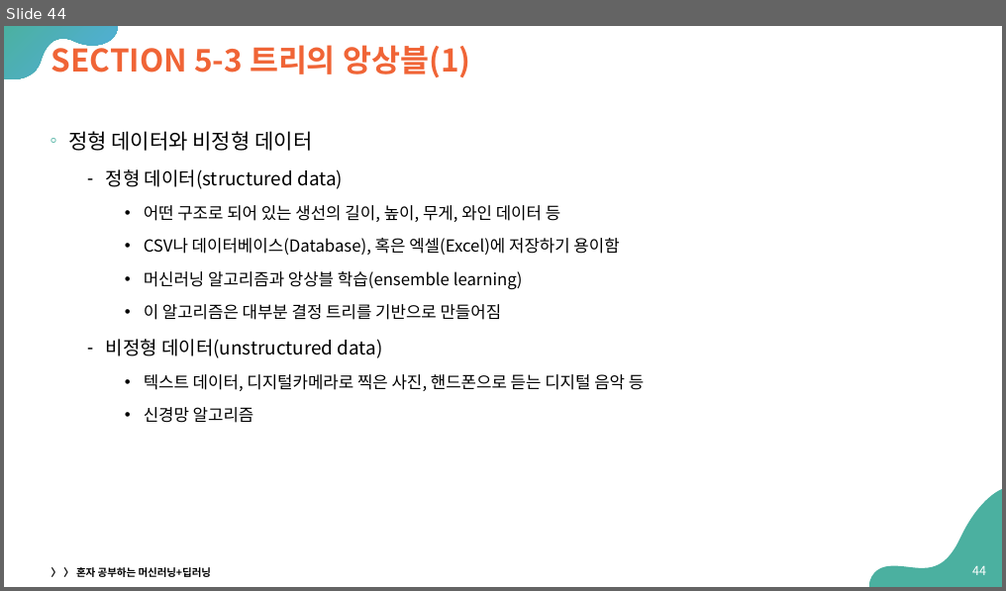
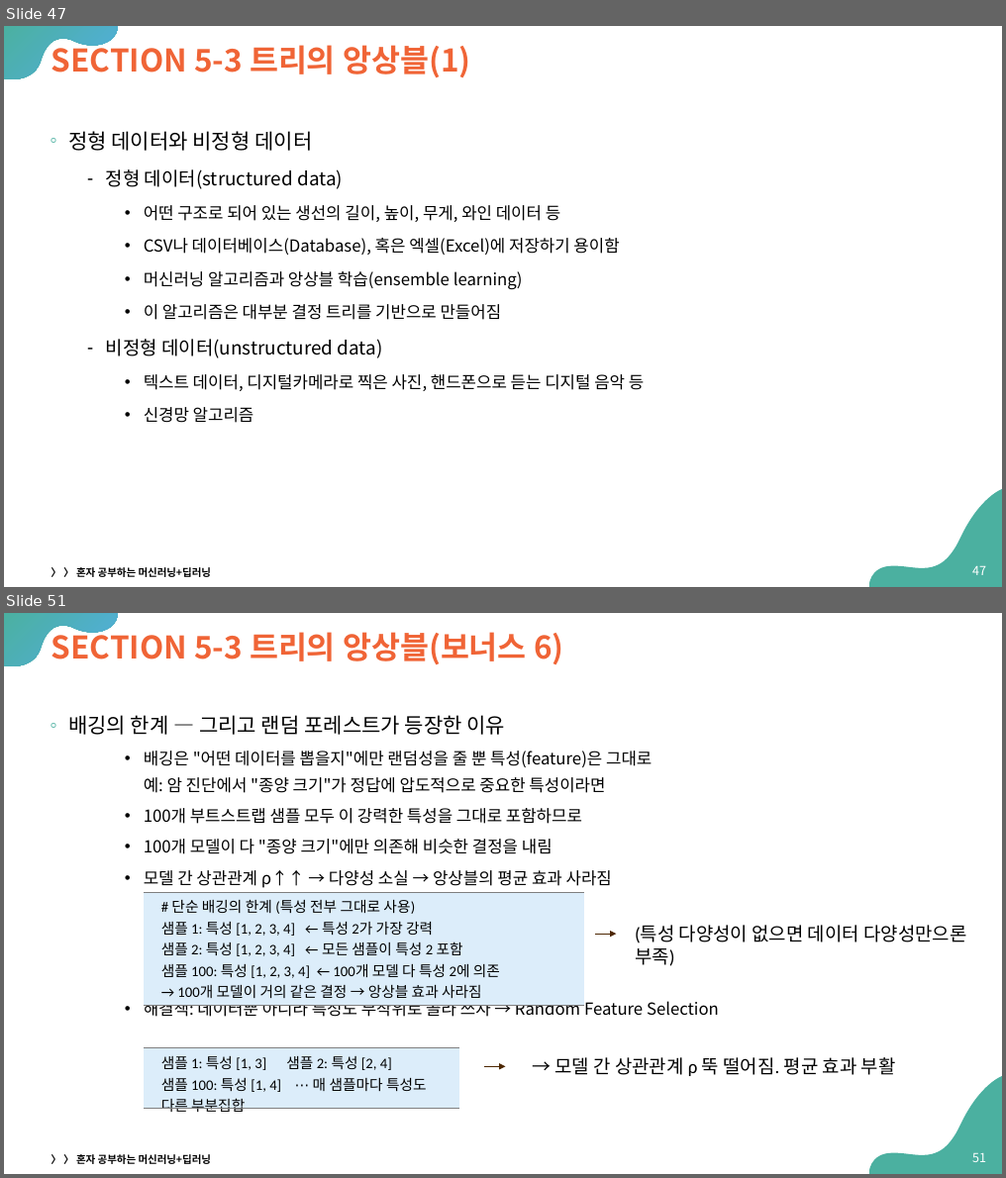
Before and after one commit to Sangdon-Park/Sangdon-Park.github.io, a slide deck: data/인공지능/05-트리 알고리즘.pptx. Shown one above the other, each under a label of ours: slide 44 before the commit, slides 47 and 51 after it; the slides between them are not shown. The pictures are 1006x591 and 1006x1178 pixels, drawn with LibreOffice and Linux fonts; fonts in the diff are those of the drawing. Boxes give left, top, right and bottom in pixels: in the first picture for what was removed or moved away, otherwise in the second. Text is boxed around its words. In the diff, an @@ line names an element or a change of style, - is before the commit and + after.

```diff
--- a/data/인공지능/05-트리 알고리즘.pptx
+++ b/data/인공지능/05-트리 알고리즘.pptx
@@ slide 51 added at (4,613,1002,1174), background #FFFFFF; not listed: 2 template elements that a slide beside it also shows @@
@@ title added at (52,627,563,664), 30 pt, text #F06436, bold @@
+SECTION 5-3 트리의 앙상블(보너스 6)
@@ text added at (68,715,719,1017), 16 pt, text #000000 @@
+◦ 배깅의 한계 — 그리고 랜덤 포레스트가 등장한 이유
+    • 배깅은 "어떤 데이터를 뽑을지"에만 랜덤성을 줄 뿐 특성(feature)은 그대로
+      예: 암 진단에서 "종양 크기"가 정답에 압도적으로 중요한 특성이라면
+    • 100개 부트스트랩 샘플 모두 이 강력한 특성을 그대로 포함하므로
+    • 100개 모델이 다 "종양 크기"에만 의존해 비슷한 결정을 내림
+    • 모델 간 상관관계 ρ↑↑ → 다양성 소실 → 앙상블의 평균 효과 사라짐
+    • 해결책: 데이터뿐 아니라 특성도 무작위로 골라 쓰자 → Random Feature Selection
@@ table added at (144,892,584,1138), 1 rows, 1 columns @@
+# 단순 배깅의 한계 (특성 전부 그대로 사용) / 샘플 1: 특성 [1, 2, 3, 4] ← 특성 2가 가장 강력 / 샘플 2: 특성 [1, 2, 3, 4] ← 모든 샘플이 특성 2 포함 / 샘플 100: 특성 [1, 2, 3, 4] ← 100개 모델 다 특성 2에 의존 / → 100개 모델이 거의 같은 결정 → 앙상블 효과 사라짐
@@ arrow added from (595, 934) to (617, 934), #4D2702 0.75 pt @@
@@ text added at (635,925,966,944), 18 pt, text #000000 @@
+(특성 다양성이 없으면 데이터 다양성만으론 부족)
@@ table added at (144,1049,459,1174), 1 rows, 1 columns @@
+샘플 1: 특성 [1, 3] 샘플 2: 특성 [2, 4] / 샘플 100: 특성 [1, 4] ⋯ 매 샘플마다 특성도 다른 부분집합
@@ text added at (555,1058,896,1076), 18 pt, text #000000 @@
+→ 모델 간 상관관계 ρ 뚝 떨어짐. 평균 효과 부활
@@ arrow added from (484, 1066) to (506, 1066), #4D2702 0.75 pt @@
@@ text added at (51,1155,211,1164), 10 pt, text #000000, bold @@
+〉 〉 혼자 공부하는 머신러닝+딥러닝
@@ page number added at (972,1153,986,1162), 12 pt, text #FFFFFF @@
+51
@@ what was slide 44 is now slide 47 @@
@@ page number at (972,566,986,575): text changed @@
-44
+47
```
Also in this commit, not shown: 1 slide changed, 16 other slides added, 5 other files.
